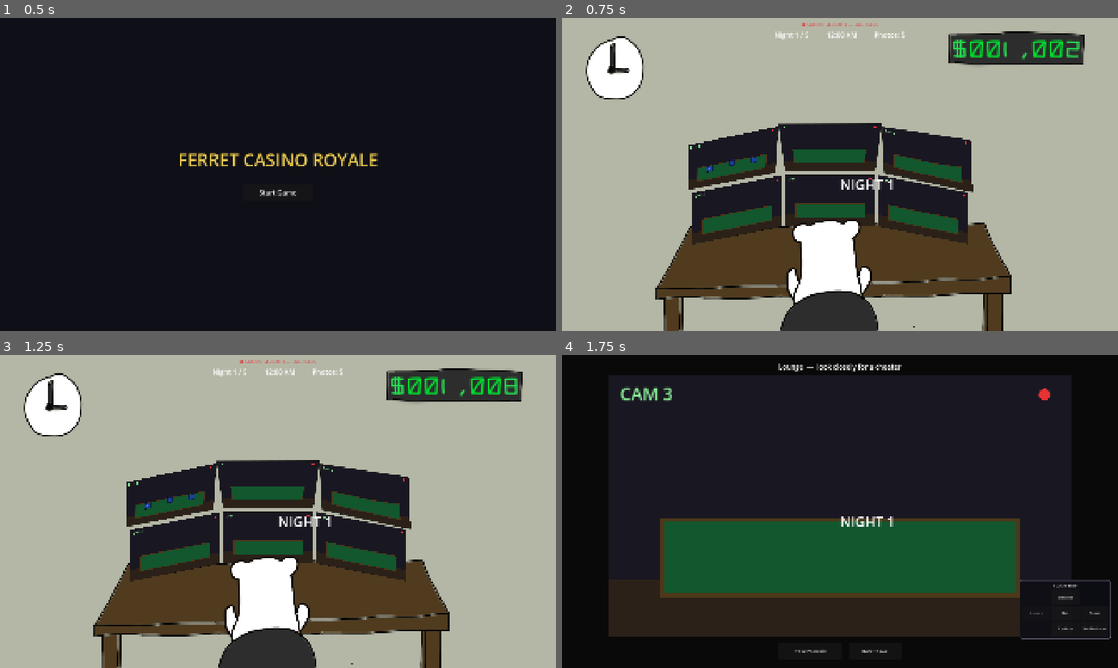
Above: before the commit, frames 1-4 (two rows, left to right).
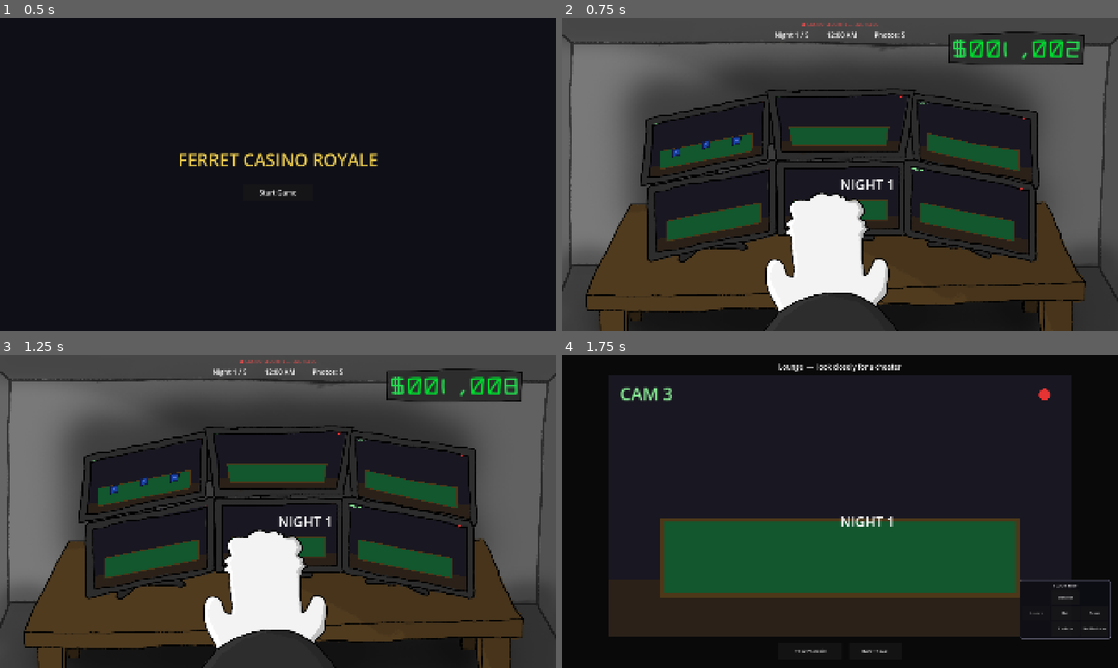
Above: after the commit, the same moments.

Repository: Pekooil/horizon-nexus-hackathon
Game: Godot game, scene res://scenes/StartScreen.tscn
The game is run twice, just before and just after one commit, with the same random seed, the same clock (stepped at 60 frames per second) and the same inputs. The engine's default icon, where the game draws it, is replaced by a stand-in: a white triangle on a blue panel in a dark square.
Inputs (mouse positions are in pixels of both pictures, inside the frame that each line leads up to):
- Up to frame 1 (0.5 s): no input
- Up to frame 2 (0.75 s): click "Start Game" at 0.5 s
- Up to frame 3 (1.25 s): no input
- Up to frame 4 (1.75 s): tap Enter at 1.25 s; move the mouse to (962, 495) at 1.27 s; click (962, 495) at 1.42 s

Frame 1 is identical in both runs. In frame 2, 79% of the frame differs, in the area x 0-100%, y 0-100%; in frame 3, 79%; in frame 4, nothing differs.

Commit message:
feat: art!

Diff:
--- a/project.godot
+++ b/project.godot
@@ -12,7 +12,7 @@
 
 config/name="horizon nexus hackathon"
 run/main_scene="res://scenes/StartScreen.tscn"
-config/features=PackedStringArray("4.7", "GL Compatibility")
+config/features=PackedStringArray("4.6", "GL Compatibility")
 config/icon="res://icon.svg"
 
 [autoload]
--- a/scenes/Main.tscn
+++ b/scenes/Main.tscn
@@ -1,15 +1,17 @@
 [gd_scene format=3 uid="uid://njem5lngracb"]
 
 [ext_resource type="Script" uid="uid://dlutnkk6nsx0h" path="res://scripts/main.gd" id="1_main"]
-[ext_resource type="Texture2D" uid="uid://cmp0oobgrrw0d" path="res://assets/ferret-casino.png" id="2_bg"]
-[ext_resource type="Texture2D" uid="uid://cy4kq1f04lbel" path="res://money-bar.png" id="3_jlsqs"]
+[ext_resource type="Texture2D" uid="uid://cm40nvdy328tp" path="res://assets/main_layers/bg.png" id="2_bg"]
 [ext_resource type="Script" uid="uid://dg2x3ltxbwroa" path="res://scripts/monitor_quad.gd" id="3_monitor"]
-[ext_resource type="Texture2D" uid="uid://dvveouwoxdhdv" path="res://assets/ferret-guard.png" id="4_guard"]
+[ext_resource type="Texture2D" uid="uid://cy4kq1f04lbel" path="res://money-bar.png" id="4_moneybar"]
 [ext_resource type="Texture2D" uid="uid://nrhtaw0bdu2" path="res://assets/money_digits/money.png" id="5_money"]
 [ext_resource type="Texture2D" uid="uid://dnvcgssx3q5k5" path="res://assets/money_digits/0.png" id="6_zero"]
 [ext_resource type="Texture2D" uid="uid://cgggx3nysqkhg" path="res://assets/money_digits/dot.png" id="7_dot"]
-
-[sub_resource type="ArrayMesh" id="ArrayMesh_jlsqs"]
+[ext_resource type="Texture2D" uid="uid://dwr48knjlqsff" path="res://assets/main_layers/screens.png" id="8_screens"]
+[ext_resource type="Texture2D" uid="uid://3atr5cqdrx4d" path="res://assets/main_layers/screens-overlay.png" id="9_overlay"]
+[ext_resource type="Texture2D" uid="uid://dforngv5tuic8" path="res://assets/main_layers/ferret.png" id="10_ferret"]
+
+[sub_resource type="ArrayMesh" id="ArrayMesh_lhr70"]
 _surfaces = [{
 "aabb": AABB(434, 290, 0, 312, 219, 1e-05),
 "attribute_data": PackedByteArray(0, 0, 0, 0, 0, 0, 0, 0, 0, 0, 128, 63, 0, 0, 0, 0, 0, 0, 128, 63, 0, 0, 128, 63, 0, 0, 0, 0, 0, 0, 128, 63),
@@ -117,6 +119,17 @@
 texture = ExtResource("2_bg")
 expand_mode = 1
 stretch_mode = 6
+
+[node name="ScreensBase" type="TextureRect" parent="MonitorScreen" unique_id=1145285947]
+layout_mode = 0
+offset_left = 270.0
+offset_top = 240.0
+offset_right = 1651.0
+offset_bottom = 844.0
+mouse_filter = 2
+texture = ExtResource("8_screens")
+expand_mode = 1
+stretch_mode = 5
 
 [node name="Background" type="ColorRect" parent="MonitorScreen" unique_id=708016583]
 layout_mode = 1
@@ -246,6 +259,8 @@
 mouse_filter = 2
 
 [node name="ScreenLayout" type="Node2D" parent="MonitorScreen/WallCenter" unique_id=1953222979]
+position = Vector2(-299, -213.00002)
+scale = Vector2(1.36, 1.36)
 
 [node name="Screen0" type="Node2D" parent="MonitorScreen/WallCenter/ScreenLayout" unique_id=1249736816]
 script = ExtResource("3_monitor")
@@ -330,20 +345,39 @@
 polygon = PackedVector2Array(1093, 460, 1405, 520, 1405, 696, 1093, 632)
 
 [node name="Surface" type="MeshInstance2D" parent="MonitorScreen/WallCenter/ScreenLayout/Screen5" unique_id=933660816]
-mesh = SubResource("ArrayMesh_qmy6f")
+mesh = SubResource("ArrayMesh_3p2gp")
 
 [node name="Hitbox" type="Area2D" parent="MonitorScreen/WallCenter/ScreenLayout/Screen5" unique_id=2049274840]
 
 [node name="CollisionPolygon2D" type="CollisionPolygon2D" parent="MonitorScreen/WallCenter/ScreenLayout/Screen5/Hitbox" unique_id=632272210]
 polygon = PackedVector2Array(1093, 460, 1405, 520, 1405, 696, 1093, 632)
 
-[node name="GuardOverlay" type="TextureRect" parent="MonitorScreen" unique_id=1702000101]
-layout_mode = 0
-offset_left = 752.0
-offset_top = 688.0
-offset_right = 1095.0
-offset_bottom = 1081.0
-mouse_filter = 2
-texture = ExtResource("4_guard")
-expand_mode = 1
-stretch_mode = 5
+[node name="ScreensOverlay" type="TextureRect" parent="MonitorScreen" unique_id=1218256248]
+layout_mode = 1
+anchors_preset = 15
+anchor_right = 1.0
+anchor_bottom = 1.0
+offset_left = 37.0
+offset_top = 93.0
+offset_right = 37.0
+offset_bottom = 93.0
+grow_horizontal = 2
+grow_vertical = 2
+mouse_filter = 2
+texture = ExtResource("9_overlay")
+expand_mode = 1
+stretch_mode = 6
+metadata/_edit_lock_ = true
+
+[node name="GuardOverlay" type="TextureRect" parent="MonitorScreen" unique_id=77700618]
+layout_mode = 1
+anchors_preset = 15
+anchor_right = 1.0
+anchor_bottom = 1.0
+grow_horizontal = 2
+grow_vertical = 2
+mouse_filter = 2
+texture = ExtResource("10_ferret")
+expand_mode = 1
+stretch_mode = 6
+metadata/_edit_lock_ = true
--- /dev/null
+++ b/scenes/Room.tscn
@@ -0,0 +1,22 @@
+[gd_scene format=3 uid="uid://cri6jixv3nfft"]
+
+[ext_resource type="Script" uid="uid://0e1jsenx7k68" path="res://scripts/room.gd" id="1_room"]
+[ext_resource type="Script" uid="uid://c7fh3kbo6xv7b" path="res://scripts/room_background.gd" id="2_bg"]
+[ext_resource type="PackedScene" uid="uid://bo875kptdmb4c" path="res://scenes/CasinoPlayer.tscn" id="3_player"]
+
+[node name="Room" type="Node2D" unique_id=1534989460]
+script = ExtResource("1_room")
+
+[node name="RoomBackground" type="Node2D" parent="." unique_id=1559486721]
+script = ExtResource("2_bg")
+
+[node name="Seats" type="Node2D" parent="." unique_id=1434642311]
+
+[node name="Seat1" parent="Seats" unique_id=293309793 instance=ExtResource("3_player")]
+position = Vector2(120, 168)
+
+[node name="Seat2" parent="Seats" unique_id=609365187 instance=ExtResource("3_player")]
+position = Vector2(240, 158)
+
+[node name="Seat3" parent="Seats" unique_id=603024154 instance=ExtResource("3_player")]
+position = Vector2(360, 168)
Binary file added: assets/main_layers/bg.png
Not shown, added: assets/main_layers/bg.png.import
Binary file added: assets/main_layers/ferret.png
Not shown, added: assets/main_layers/ferret.png.import
Binary file added: assets/main_layers/screens-overlay.png
Not shown, added: assets/main_layers/screens-overlay.png.import
Binary file added: assets/main_layers/screens.png
Not shown, added: assets/main_layers/screens.png.import
Binary file changed: assets/money-bar.png
Not shown, changed: export_presets.cfg
Not shown: 11 places in scenes/Main.tscn that only renumber resources
